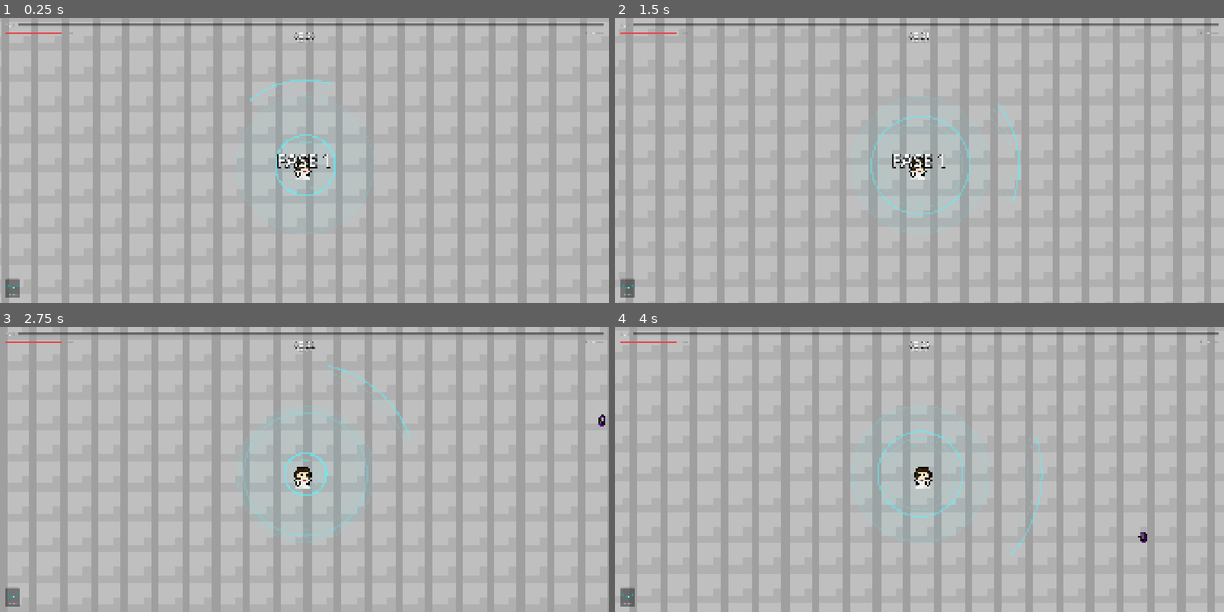
Above: before the commit, frames 1-4 (two rows, left to right).
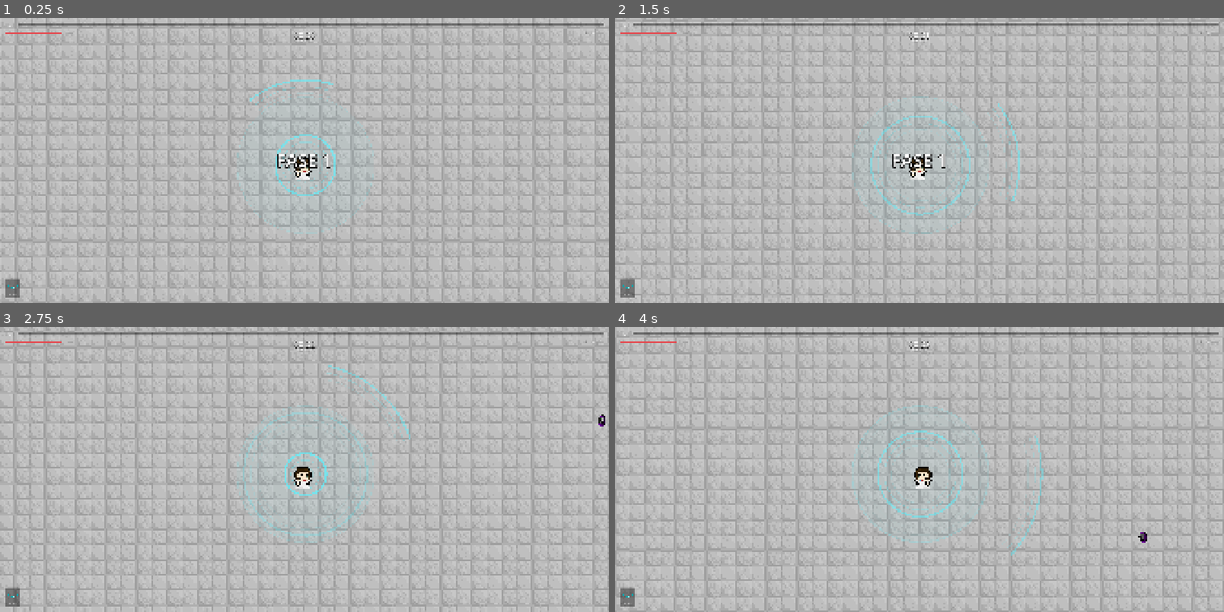
Above: after the commit, the same moments.

Repository: leolilaia/GuerraTecnologica
Game: Godot game, scene res://scenes/main/main_arena.tscn
Same seed, same stepped clock (60 frames per second), same inputs: the game is played once before the commit and once after it.
Inputs (mouse positions are in pixels of both pictures, inside the frame that each line leads up to):
- Up to frame 1 (0.25 s): no input
- Up to frame 2 (1.5 s): move the mouse to (1053, 146) at 0.52 s; hold D (move_right) 0.53-1.28 s; click (1053, 146) at 0.67 s; move the mouse to (797, 174) at 1.27 s; hold S (move_down) from 1.28 s (still down)
- Up to frame 3 (2.75 s): move the mouse to (365, 406) at 2.02 s; release S (move_down) at 2.03 s; hold D (move_right) from 2.03 s (still down)
- Up to frame 4 (4 s): move the mouse to (889, 526) at 2.77 s; release D (move_right) at 2.78 s; hold W (move_up) 2.78-3.53 s; click (889, 526) at 2.92 s; move the mouse to (1102, 512) at 3.52 s; hold A (move_left) from 3.53 s (still down)

The runs differ from the first frame. In frame 1, 20% of the frame differs, in the area x 0-100%, y 0-100%; in frame 2, 20%; in frame 3, 20%; in frame 4, 21%.

Commit message:
Cor do chao funcionando e cena boss_laptop criada

Diff:
--- /dev/null
+++ b/scenes/enemies/boss_laptop.tscn
@@ -0,0 +1,25 @@
+[gd_scene format=3 uid="uid://c5qus4qvt6g04"]
+
+[ext_resource type="PackedScene" uid="uid://bkyi5xtnirpsd" path="res://scenes/enemies/boss_smartphone.tscn" id="1_omapj"]
+[ext_resource type="Texture2D" uid="uid://cmf11kuj6kkw0" path="res://assets/sprites/Inimigos/Bosses/Laptop.png" id="2_fp5ts"]
+
+[sub_resource type="RectangleShape2D" id="RectangleShape2D_0ufpx"]
+size = Vector2(155, 125)
+
+[sub_resource type="RectangleShape2D" id="RectangleShape2D_pi41u"]
+size = Vector2(154, 125)
+
+[node name="boss_laptop" unique_id=410658759 instance=ExtResource("1_omapj")]
+
+[node name="Sprite2D" parent="." index="0" unique_id=555424325]
+position = Vector2(98, 80.50001)
+scale = Vector2(0.671875, 0.5742188)
+texture = ExtResource("2_fp5ts")
+
+[node name="CollisionShape2D" parent="Hitbox" parent_id_path=PackedInt32Array(1228511987) index="0" unique_id=2107185566]
+position = Vector2(98.5, 74.5)
+shape = SubResource("RectangleShape2D_0ufpx")
+
+[node name="CollisionShape2D" parent="." index="2" unique_id=288305320]
+position = Vector2(99, 75)
+shape = SubResource("RectangleShape2D_pi41u")
--- a/scenes/enemies/boss_smartphone.tscn
+++ b/scenes/enemies/boss_smartphone.tscn
@@ -19,6 +19,7 @@
 
 [node name="boss_smartphone" unique_id=410658759 instance=ExtResource("1_0j0bj")]
 script = ExtResource("2_3snqj")
+attack_pool = Array[int]([0, 1, 2, 3, 4, 5])
 projectile_scene = ExtResource("3_1fahf")
 throwables = Array[Texture2D]([ExtResource("4_c8xt0"), ExtResource("5_vfp2t"), ExtResource("6_8fl6b")])
 projectile_damage = 8.0
@@ -26,8 +27,10 @@
 sway_speed = 0.9
 attack_interval = 2.4
 attack_interval_phase2 = 1.7
+big_throwables = Array[Texture2D]([])
+big_size = 1.8
 speed = 60.0
-hp = 1500.0
+hp = 10.0
 damage = 15.0
 
 [node name="Sprite2D" parent="." index="0" unique_id=555424325]
--- a/scenes/world/world_generator.tscn
+++ b/scenes/world/world_generator.tscn
@@ -1,16 +1,16 @@
 [gd_scene format=3 uid="uid://bsqp07cqq1mr8"]
 
 [ext_resource type="Script" uid="uid://boca82i80uwq6" path="res://scripts/world/world_generator.gd" id="1_8tuti"]
-[ext_resource type="Texture2D" uid="uid://pf6jngn0swox" path="res://assets/sprites/Cenario/Chao/ChaoBranco.png" id="2_8tuti"]
+[ext_resource type="Texture2D" uid="uid://dqhu1xh2ag277" path="res://assets/sprites/Cenario/Chao/ChaoBranco.png" id="2_8tuti"]
 
-[sub_resource type="TileSetAtlasSource" id="TileSetAtlasSource_i4c15"]
+[sub_resource type="TileSetAtlasSource" id="TileSetAtlasSource_8tuti"]
 texture = ExtResource("2_8tuti")
 texture_region_size = Vector2i(32, 32)
 0:0/0 = 0
 
 [sub_resource type="TileSet" id="TileSet_tmq5d"]
 tile_size = Vector2i(32, 32)
-sources/2 = SubResource("TileSetAtlasSource_i4c15")
+sources/1 = SubResource("TileSetAtlasSource_8tuti")
 
 [node name="WorldGenerator" type="Node2D" unique_id=764464101 node_paths=PackedStringArray("floor_layer")]
 script = ExtResource("1_8tuti")
--- a/scripts/enemies/wave_manager.gd
+++ b/scripts/enemies/wave_manager.gd
@@ -86,6 +86,7 @@
 	wave_timer = 0.0
 	spawn_timer = 0.0
 	wave_started.emit(wave)
+	print("Fase ", level, " - wave ", wave)
 
 func _spawn(enemy_name: String, player: Node2D, hp_mult: float = 1.0) -> Node2D:
 	var scene: PackedScene = enemy_scenes.get(enemy_name, default_enemy)
--- a/scripts/world/world_generator.gd
+++ b/scripts/world/world_generator.gd
@@ -2,35 +2,50 @@
 
 @export var player: Node2D
 @export var floor_layer: TileMapLayer
+@export var props_layer: TileMapLayer
 
 @export var render_distance: int = 25
+@export var prop_spawn_chance: float = 0.03
+
+# Cores fortes para diferenciar bem cada fase:
+# Fase 1: Branco (Normal) | Fase 2: Ciano Neon | Fase 3: Roxo/Magenta | Fase 4 (IA): Vermelho Matrix
+const LEVEL_TINTS: Array[Color] = [
+	Color(1.0, 1.0, 1.0),    # Fase 1 (index 0)
+	Color(0.35, 0.85, 1.0),  # Fase 2 (index 1)
+	Color(0.85, 0.45, 1.0),  # Fase 3 (index 2)
+	Color(1.0, 0.30, 0.35),  # Fase 4 - Boss Final IA (index 3)
+	Color(0.35, 1.0, 0.55)   # Extra se houver Fase 5
+]
 
 var generated_cells: Dictionary = {}
 var last_player_tile: Vector2i = Vector2i.ZERO
 var floor_source_id: int = 0
 
 func _ready() -> void:
+	# Obrigatório pelo contrato com o WaveManager:
+	add_to_group("world")
+
 	if floor_layer == null and has_node("TileMapLayer"):
 		floor_layer = $TileMapLayer
-		add_to_group("world")
 
 	if floor_layer and floor_layer.tile_set and floor_layer.tile_set.get_source_count() > 0:
 		floor_source_id = floor_layer.tile_set.get_source_id(0)
 
 	if player == null and get_parent():
-		# O player ainda não entrou no grupo: este _ready roda antes do dele
-		player = get_parent().find_child("Player", true, false) as Node2D
-
-	if is_instance_valid(player) and floor_layer:
-		last_player_tile = floor_layer.local_to_map(player.global_position)
+		player = get_parent().find_child("Player", true, false)
 
 	_update_world_chunks()
 
 func _process(_delta: float) -> void:
-	if not is_instance_valid(player) or floor_layer == null:
+	if not is_instance_valid(player):
+		if get_parent():
+			player = get_parent().find_child("Player", true, false)
 		return
 
-	var current_tile := floor_layer.local_to_map(player.global_position)
+	if floor_layer == null:
+		return
+
+	var current_tile: Vector2i = floor_layer.local_to_map(player.global_position)
 	if current_tile != last_player_tile:
 		last_player_tile = current_tile
 		_update_world_chunks()
@@ -41,20 +56,27 @@
 
 	for x in range(last_player_tile.x - render_distance, last_player_tile.x + render_distance):
 		for y in range(last_player_tile.y - render_distance, last_player_tile.y + render_distance):
-			var cell := Vector2i(x, y)
+			var cell = Vector2i(x, y)
 			if not generated_cells.has(cell):
 				generated_cells[cell] = true
-				floor_layer.set_cell(cell, floor_source_id, Vector2i.ZERO)
+				floor_layer.set_cell(cell, floor_source_id, Vector2i(0, 0))
 
-const LEVEL_TINTS := [Color.WHITE, Color(0.75, 0.85, 1.0), Color(1.0, 0.8, 0.8), Color(0.8, 1.0, 0.85), Color(0.85, 0.75, 1.0)]
-
+# Chamada automaticamente pelo WaveManager a cada início de fase
 func set_floor(index: int) -> void:
+	if floor_layer == null and has_node("TileMapLayer"):
+		floor_layer = $TileMapLayer
 	if floor_layer == null:
 		return
-	var ts := floor_layer.tile_set
-	if ts != null and index < ts.get_source_count():
-		floor_source_id = ts.get_source_id(index)
+
+	# 1. Se você tiver mais de uma imagem no TileSet, troca a textura e redesenha
+	if floor_layer.tile_set and floor_layer.tile_set.get_source_count() > 1:
+		var source_idx = index % floor_layer.tile_set.get_source_count()
+		floor_source_id = floor_layer.tile_set.get_source_id(source_idx)
 		generated_cells.clear()
-		floor_layer.clear()
 		_update_world_chunks()
-	floor_layer.modulate = LEVEL_TINTS[index % LEVEL_TINTS.size()]
+
+	# 2. Muda a cor do chão com transição de 0.6s (sempre funciona, mesmo com 1 só textura)
+	var target_color: Color = LEVEL_TINTS[index % LEVEL_TINTS.size()]
+	var tween = create_tween()
+	tween.tween_property(floor_layer, "modulate", target_color, 0.6)
+	print("[WorldGenerator] Mudou chão para Fase index: ", index, " | Cor: ", target_color)
Binary file changed: assets/sprites/Cenario/Chao/ChaoBranco.png
Not shown, changed: assets/sprites/Cenario/Chao/ChaoBranco.png.import
Not shown, changed: assets/sprites/Cenario/Chao/ChaoMetal.png.import
